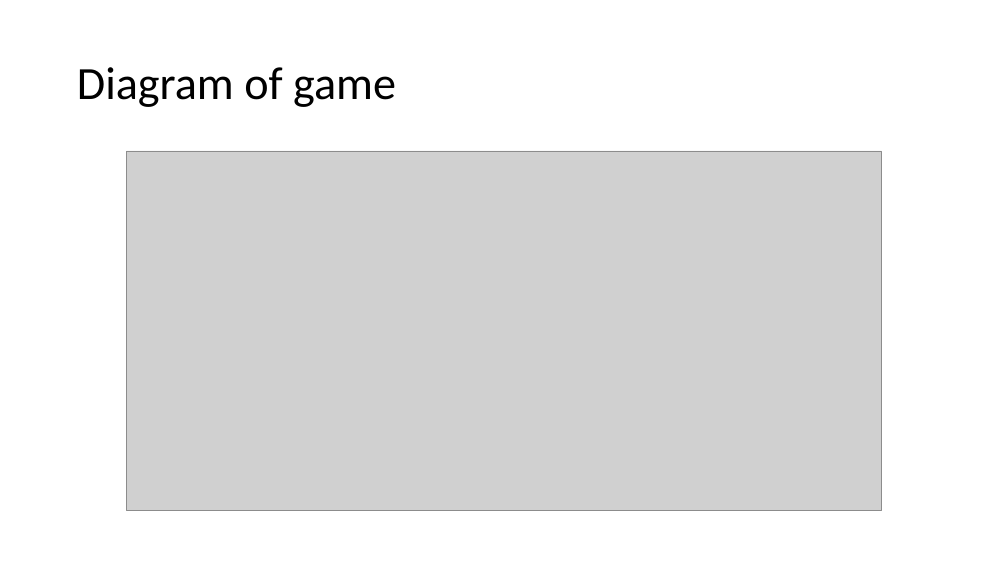
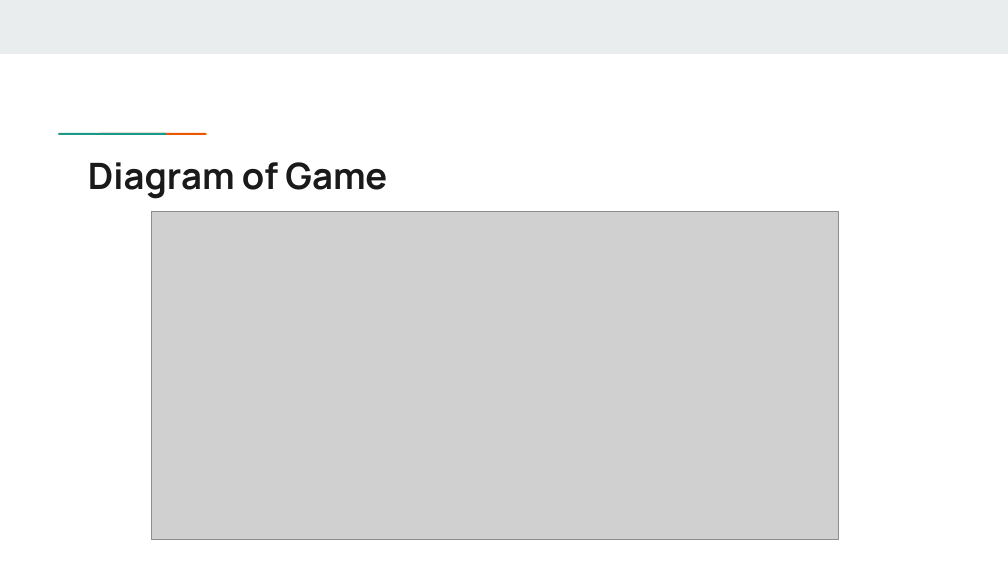
Before and after one commit to xu842251462/EC551_FinalProject, a slide deck: slide 6 of Presentations/EC551SecondProjectPresentation.pptx. Drawn at 1008x567 pixels with LibreOffice and Linux fonts; fonts in the diff are those of the drawing; grey boxes stand for pictures. Boxes give left, top, right and bottom in pixels: in the first picture for what was removed or moved away, otherwise in the second. Text is boxed around its words. In the diff, an @@ line names an element or a change of style, - is before the commit and + after.

Commit message:
Update EC551SecondProjectPresentation.pptx
Combined ADC and Game slides

```diff
--- a/Presentations/EC551SecondProjectPresentation.pptx
+++ b/Presentations/EC551SecondProjectPresentation.pptx
@@ rectangle added at [0,0,1008,54], fill #E9EDEE @@
@@ title "Diagram of Game" at [88,162,387,199]: vertical alignment middle to top @@
@@ rectangle added at [91,132,133,137], fill #1A9988 @@
@@ rectangle added at [133,131,174,136], fill #EB5600 @@
@@ title at [88,162,387,199]: text changed; size 44 to 34.7 pt; font Calibri to Manrope; text colour #000000 to #1A1A1A; bold on @@
-Diagram of game
+Diagram of Game
@@ picture: place and size @@
-picture at [127,151,882,511]
+picture at [152,212,839,539]
```
Also in this commit, not shown: 5 other slides changed, 6 slides added, 1 slide removed.
